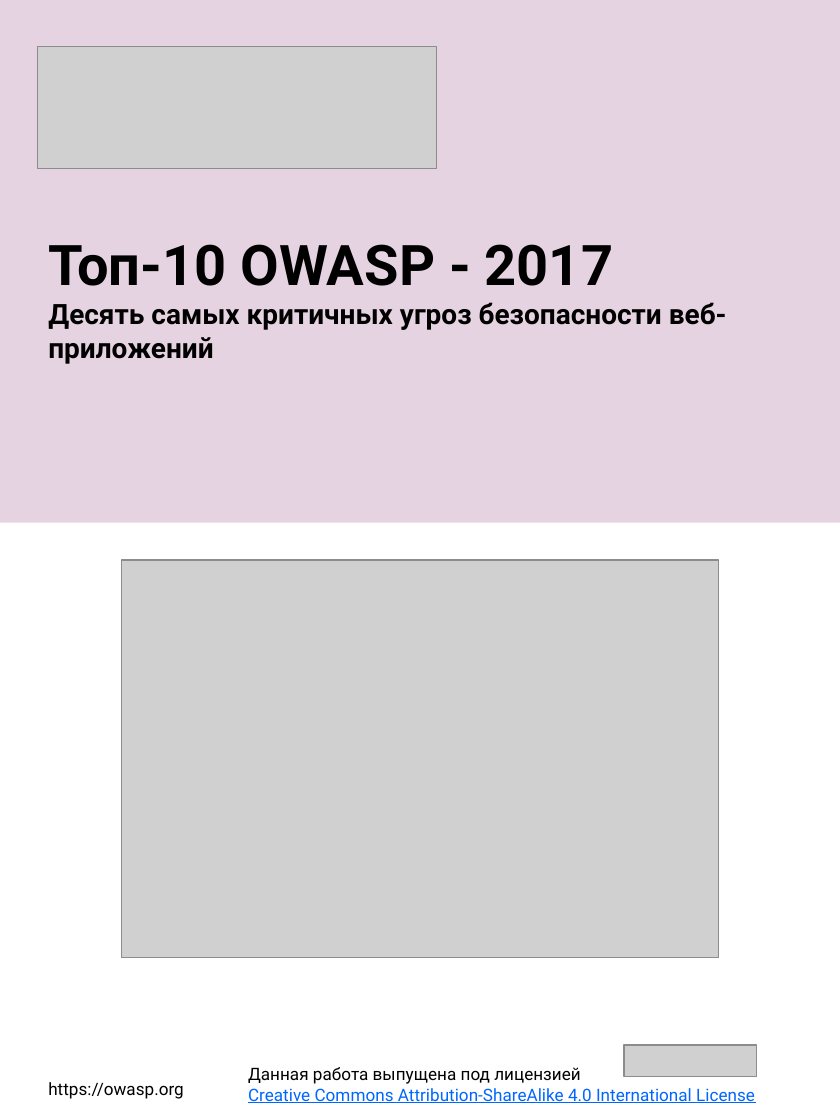
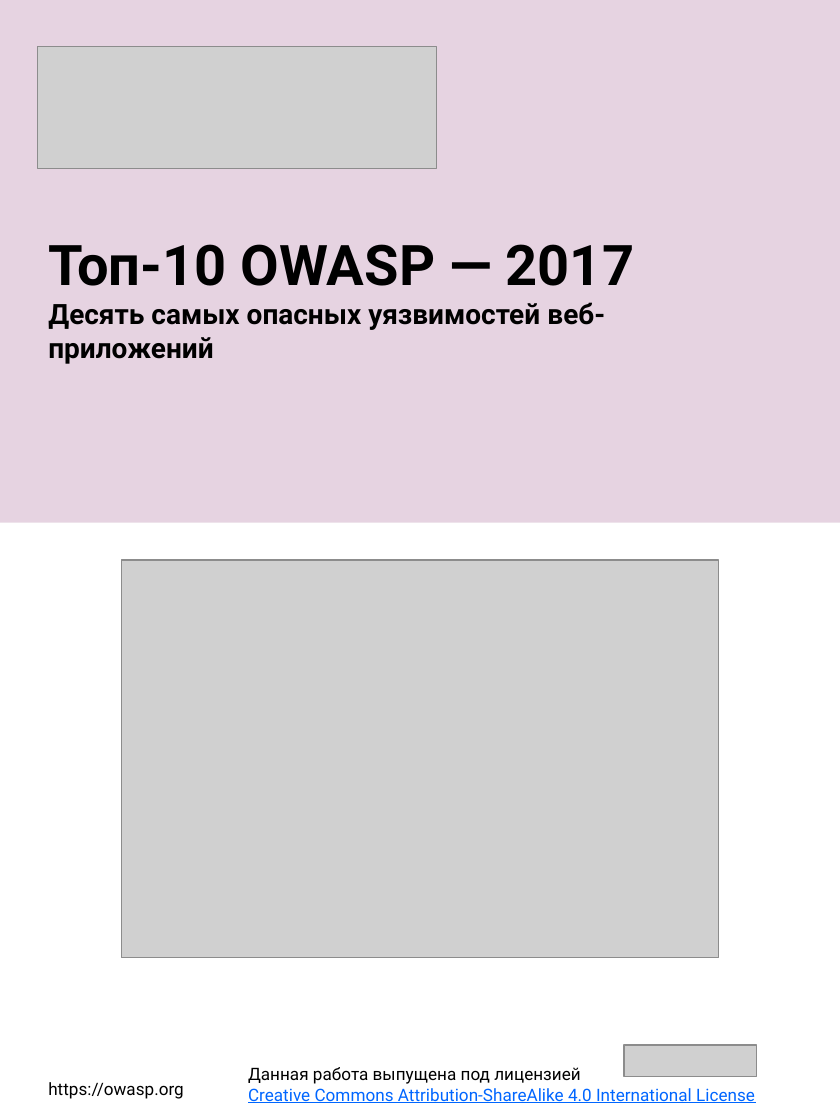
Before and after one commit to OWASP/Top10, a slide deck: slide 1 of 2017/OWASP Top 10-2017-ru.pptx. Drawn at 840x1120 pixels with LibreOffice and Linux fonts; fonts in the diff are those of the drawing; grey boxes stand for pictures. Boxes give left, top, right and bottom in pixels: in the first picture for what was removed or moved away, otherwise in the second. Text is boxed around its words. In the diff, an @@ line names an element or a change of style, - is before the commit and + after.

```diff
--- a/2017/OWASP Top 10-2017-ru.pptx
+++ b/2017/OWASP Top 10-2017-ru.pptx
@@ text at box(48, 244, 634, 330): text changed @@
-Топ-10 OWASP - 2017
-Десять самых критичных угроз безопасности веб-приложений
+Топ-10 OWASP — 2017
+Десять самых опасных уязвимостей веб-приложений
```
Also in this commit, not shown: 19 other slides changed, 14 other files.
